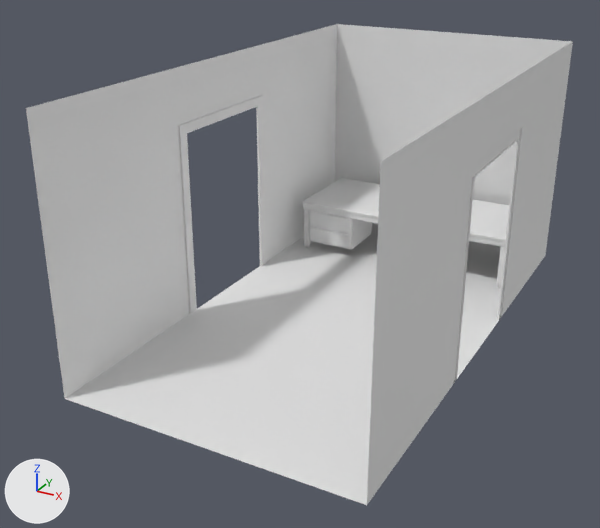
What one commit did to the Blender file modelBlend/SecurityRoomInitial.blend.
Rendered twice from a 50 mm lens placed at (11.5, -24.2, 13.7), pointed at (-1.0, -1.6, 2.4). Arrows for +X, +Y and +Z are at lower left; the lights stay in place.
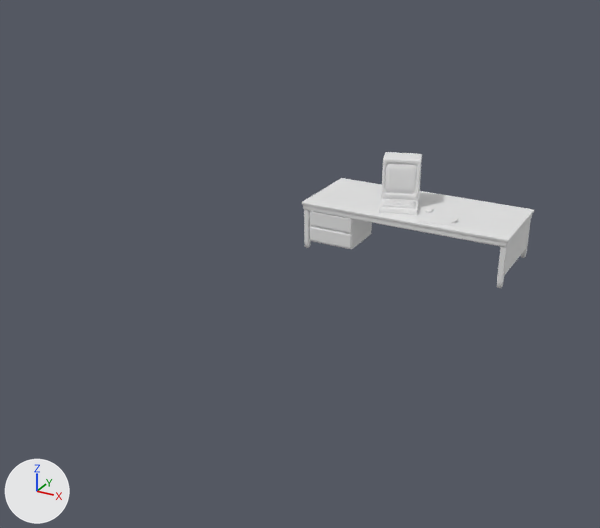
Commit message: security room and pc new version 2025-06-07

Pixel boxes [x1, y1, x2, y2] of what changed, in the pictures (600 x 528 px):
'Plane', hidden
    before: [26, 24, 573, 505]
'Cube.003', added
    after: [379, 152, 422, 215]
'Plane.003', added
    after: [420, 214, 455, 225]
'Cube.004', added
    after: [384, 199, 414, 206]
'Cube.002', added
    after: [418, 214, 458, 226]
'Cube.005', added
    after: [425, 208, 433, 213]
'Plane.001', added
    after: [451, 219, 458, 223]

The change, as a list of edits to the scene's bpy script:
```text
Add me_cube_100:
    me_cube_100.from_pydata(...)  # 973 vertices, 962 faces; spans x -0.82..0.82, y -1.0..1.74, z -0.37..0.31
Add me_cube_003:
    me_cube_003.from_pydata(...)  # 2908 vertices, 2734 faces; spans x -21.1..22.6, y -7.4..7.0, z -1.8..1.5
    me_cube_003.polygons.foreach_set('use_smooth', [True] * 2734)
Add me_cube_001:
    me_cube_001.from_pydata(...)  # 294 vertices, 293 faces; spans x -0.77..0.77, y -1.02..1.0, z -1.05..1.0
Add me_cube:
    me_cube.from_pydata(...)  # 56 vertices, 54 faces; spans x -1.0..1.0, y -1.0..1.0, z -1.0..1.0
Add me_plane_003:
    me_plane_003.from_pydata([(-1.0, -1.0, 0.0), (1.0, -1.0, 0.0), (-1.0, 1.0, 0.0), (1.0, 1.0, 0.0)], [], [(0, 1, 3, 2)])
Add me_plane_002:
    me_plane_002.from_pydata(...)  # 12 vertices, 10 faces; spans x -0.657..0.657, y -0.318..0.558, z -0.003..0.0
Add me_plane_001:
    me_plane_001.from_pydata(...)  # 376 vertices, 372 faces; spans x -1.0..1.0, y -0.76..0.47, z -0.14..0.07
Change ob_plane:
    add ob_plane.hide_set(True)
Add ob_cube_005:
    ob_cube_005 = bpy.data.objects.new('Cube.005', me_cube_100)
    ob_cube_005.location = (0.69, 6.23, 2.14)
    ob_cube_005.scale = (0.172, 0.172, 0.172)
Add ob_cube_004:
    ob_cube_004 = bpy.data.objects.new('Cube.004', me_cube_003)
    ob_cube_004.location = (-0.46, 5.76, 2.44)
    ob_cube_004.rotation_euler = (0.0, 0.0, 0.325)  # degrees (0, 0, 19)
    ob_cube_004.scale = (0.0271, 0.028, 0.0271)
Add ob_cube_003:
    ob_cube_003 = bpy.data.objects.new('Cube.003', me_cube_001)
    ob_cube_003.location = (-0.64, 6.35, 3.06)
    ob_cube_003.rotation_euler = (0.0, 0.0, 0.325)  # degrees (0, 0, 19)
    _m = ob_cube_003.modifiers.new('Subdivision', 'SUBSURF')
    _m.levels = 2
Add ob_plane_003:
    ob_plane_003 = bpy.data.objects.new('Plane.003', me_plane_003)
    ob_plane_003.parent = ob_cube_002
    ob_plane_003.matrix_parent_inverse = Matrix(((2.136, 0.0, 0.0, 0.0), (0.0, 1.394, 0.0, -8.364), (0.0, 0.0, -80.08, 168.5), (0.0, 0.0, 0.0, 1.0)))
    ob_plane_003.location = (0.0, 5.972, 2.12)
    ob_plane_003.scale = (0.419, 0.64, 0.419)
Add ob_cube_002:
    ob_cube_002 = bpy.data.objects.new('Cube.002', me_cube)
    ob_cube_002.location = (1.36, 5.5, 2.1)
    ob_cube_002.rotation_euler = (0.0, 0.0, -1.408)  # degrees (0, 0, -81)
    ob_cube_002.scale = (0.468, 0.717, -0.0125)
    _m = ob_cube_002.modifiers.new('Subdivision', 'SUBSURF')
Add ob_plane_002:
    ob_plane_002 = bpy.data.objects.new('Plane.002', me_plane_002)
    ob_plane_002.parent = ob_cube_002
    ob_plane_002.matrix_parent_inverse = Matrix(((2.136, 0.0, 0.0, 0.0), (0.0, 1.394, 0.0, -8.364), (0.0, 0.0, -80.08, 168.5), (0.0, 0.0, 0.0, 1.0)))
    ob_plane_002.location = (0.0, 6.678, 2.118)
    ob_plane_002.rotation_euler = (0.0, 3.142, 0.0)  # degrees (0, 180, 0)
    ob_plane_002.scale = (-0.277, -0.0954, -1.0)
Add ob_plane_001:
    ob_plane_001 = bpy.data.objects.new('Plane.001', me_plane_001)
    ob_plane_001.parent = ob_cube_002
    ob_plane_001.matrix_parent_inverse = Matrix(((2.136, 0.0, 0.0, 0.0), (0.0, 1.394, 0.0, -8.364), (0.0, 0.0, -80.08, 168.5), (0.0, 0.0, 0.0, 1.0)))
    ob_plane_001.location = (0.0, 6.695, 2.155)
    ob_plane_001.rotation_euler = (0.0811, 0.0, 0.0)  # degrees (4.6, 0, 0)
    ob_plane_001.scale = (0.214, 0.214, 0.214)
```
